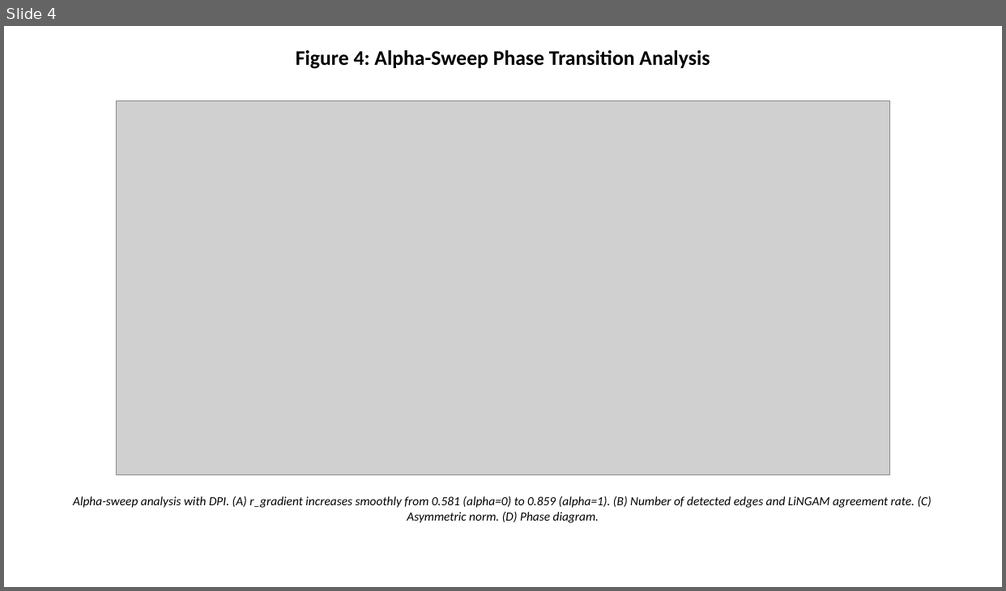
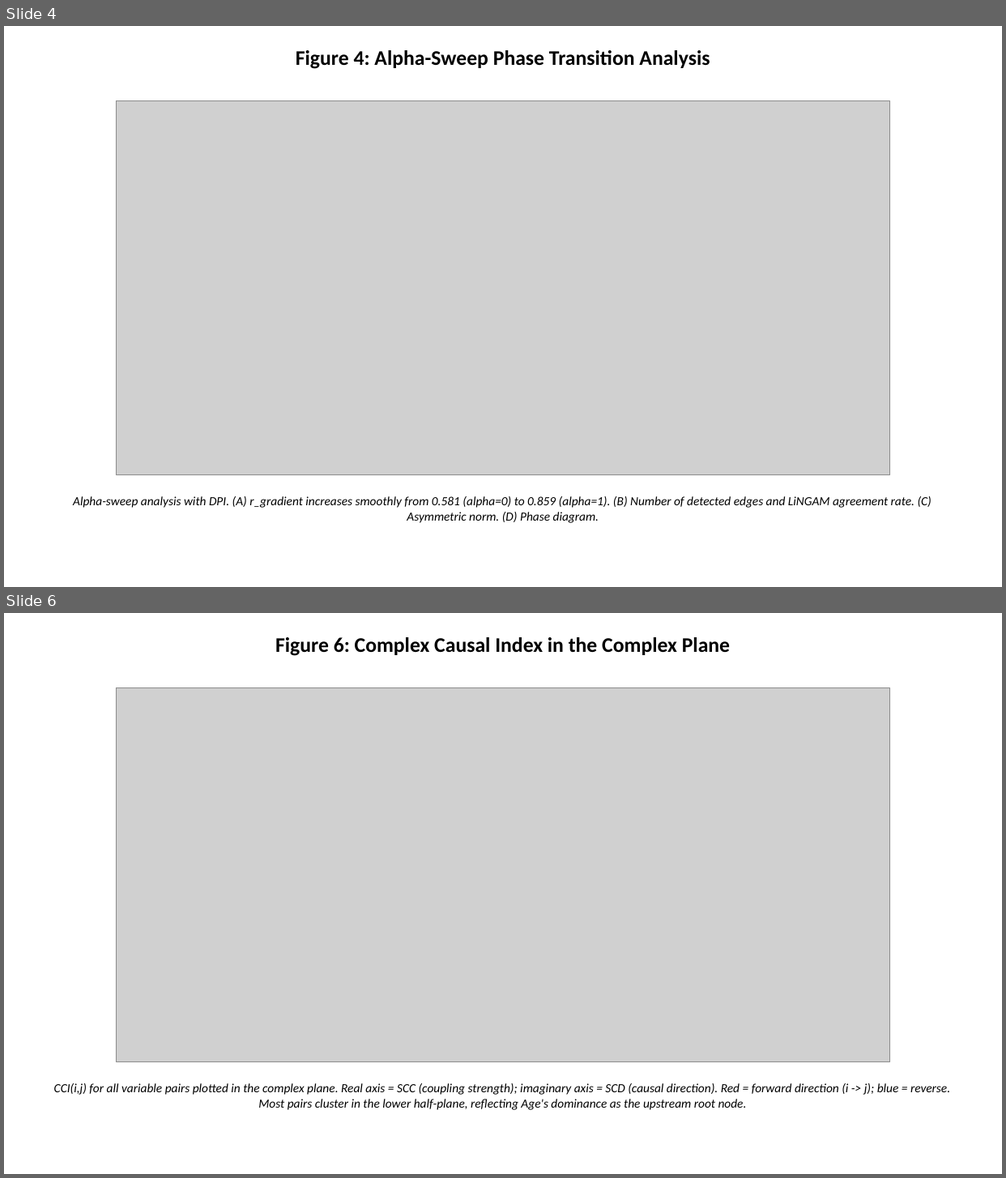
Before and after one commit to bougtoir/heat-accidents-mortality, a slide deck: spectral-causality-jmlr/spectral_causality_figures.pptx. Shown one above the other, each under a label of ours: slide 4 before the commit, slides 4 and 6 after it; the slides between them are not shown. The pictures are 1006x591 and 1006x1178 pixels, drawn with LibreOffice and Linux fonts; fonts in the diff are those of the drawing; grey boxes stand for pictures. Boxes give left, top, right and bottom in pixels: in the first picture for what was removed or moved away, otherwise in the second. Text is boxed around its words. In the diff, an @@ line names an element or a change of style, - is before the commit and + after.

```diff
--- a/spectral-causality-jmlr/spectral_causality_figures.pptx
+++ b/spectral-causality-jmlr/spectral_causality_figures.pptx
@@ slide 6 added at [4,613,1002,1174], background #FFFFFF @@
@@ text added at [275,637,730,656], 20 pt, text #000000, bold @@
+Figure 6: Complex Causal Index in the Complex Plane
@@ picture added at [117,688,889,1063] @@
@@ text added at [54,1084,950,1110], 12 pt, text #000000, italic @@
+CCI(i,j) for all variable pairs plotted in the complex plane. Real axis = SCC (coupling strength); imaginary axis = SCD (causal direction). Red = forward direction (i -> j); blue = reverse. Most pairs cluster in the lower half-plane, reflecting Age's dominance as the upstream root node.
```
Also in this commit, not shown: 2 other slides added, 18 other files.
